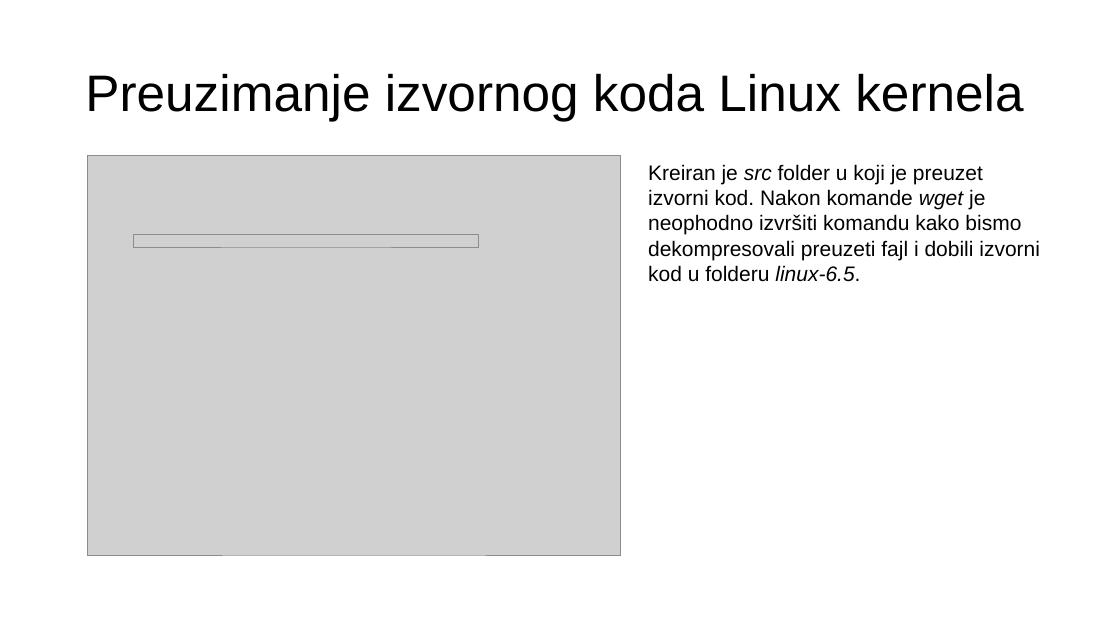
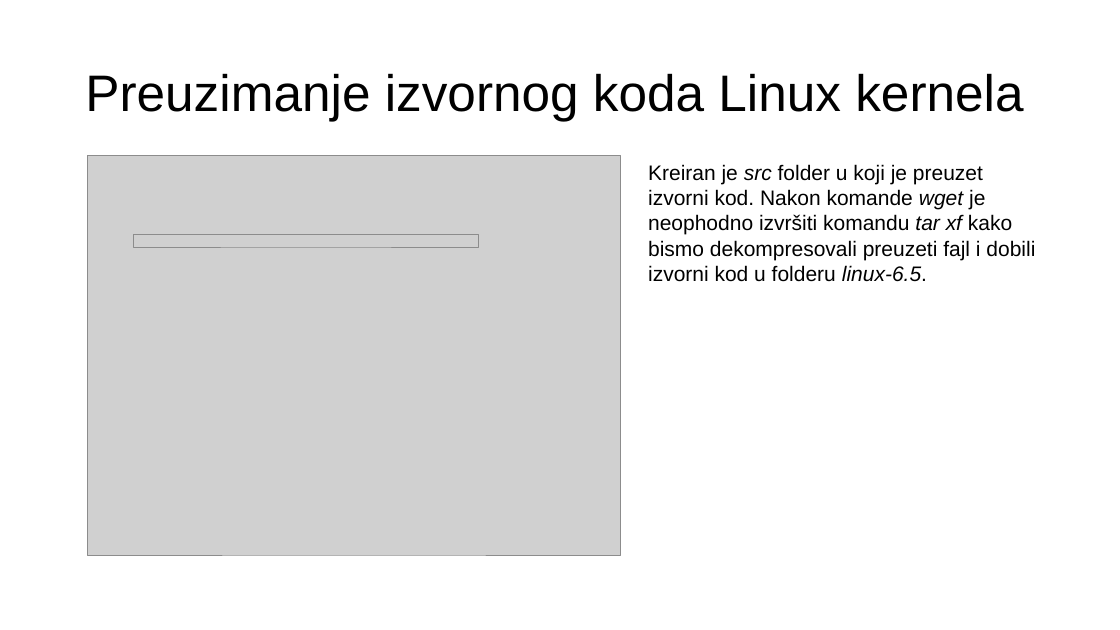
Before and after one commit to vukadindraskovic/NOS1, a slide deck: slide 2 of Napredni operativni sistemi.pptx. Drawn at 1120x630 pixels with LibreOffice and Linux fonts; fonts in the diff are those of the drawing; grey boxes stand for pictures. Boxes give left, top, right and bottom in pixels: in the first picture for what was removed or moved away, otherwise in the second. Text is boxed around its words. In the diff, an @@ line names an element or a change of style, - is before the commit and + after.

```diff
--- a/Napredni operativni sistemi.pptx
+++ b/Napredni operativni sistemi.pptx
@@ text at box(648, 164, 1035, 282): text changed @@
-Kreiran je src folder u koji je preuzet izvorni kod. Nakon komande wget je neophodno izvršiti komandu kako bismo dekompresovali preuzeti fajl i dobili izvorni kod u folderu linux-6.5.
+Kreiran je src folder u koji je preuzet izvorni kod. Nakon komande wget je neophodno izvršiti komandu tar xf kako bismo dekompresovali preuzeti fajl i dobili izvorni kod u folderu linux-6.5.
```
Also in this commit, not shown: 6 other slides changed, 1 other file.
